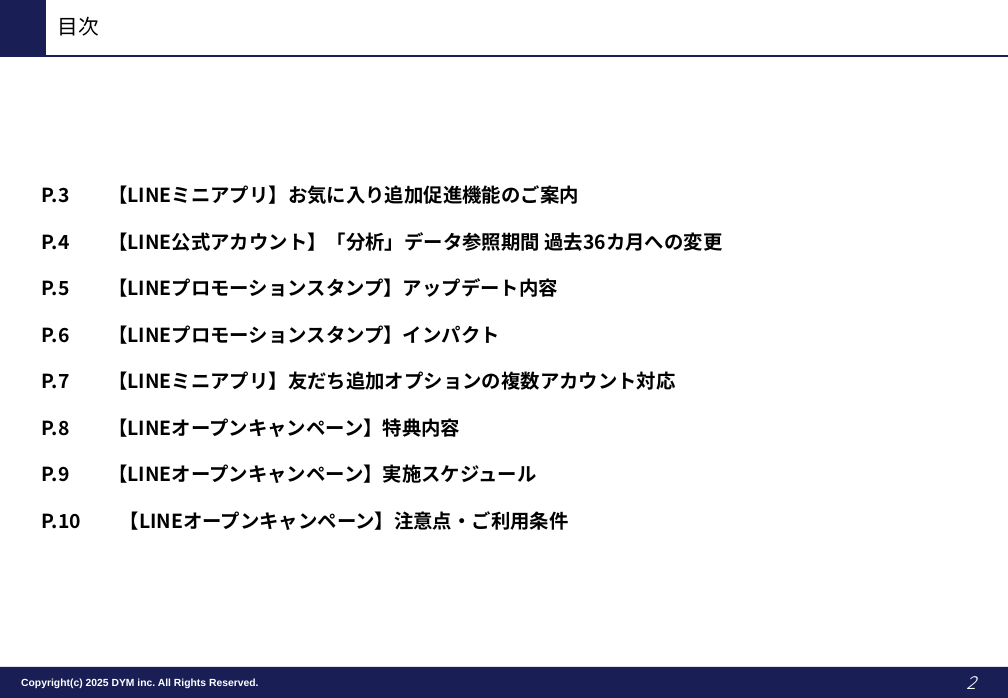
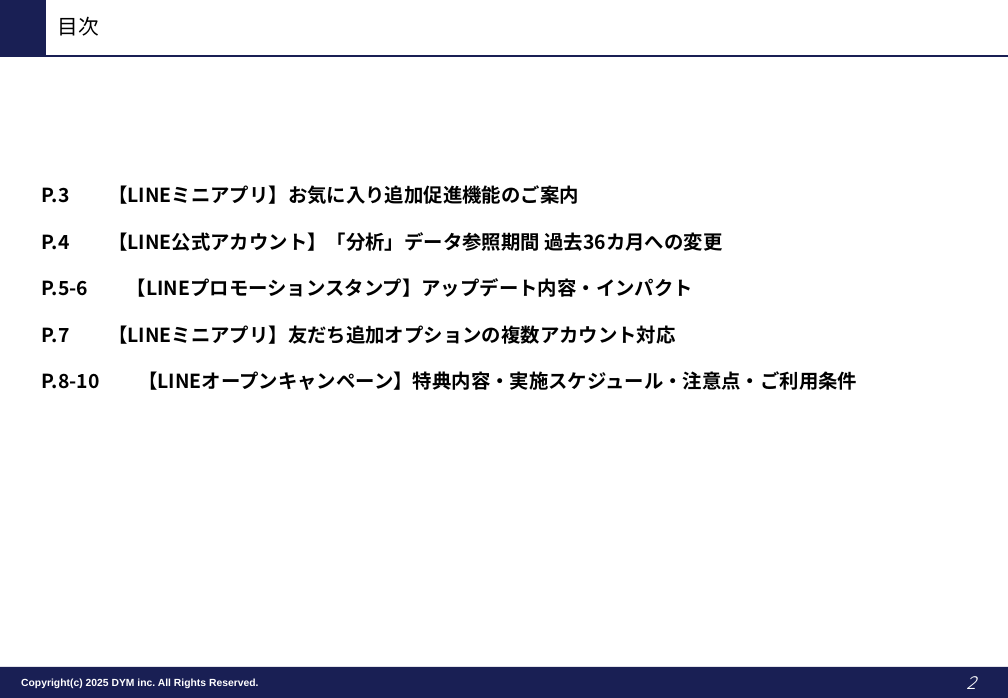
Before and after one commit to tonomura-r-dev/folder, a slide deck: slide 2 of LINEOA媒体最新情報_2026年9月トレンドレポート.pptx. Drawn at 1008x698 pixels with LibreOffice and Linux fonts; fonts in the diff are those of the drawing; background and template pictures are left out. Boxes give left, top, right and bottom in pixels: in the first picture for what was removed or moved away, otherwise in the second. Text is boxed around its words. In the diff, an @@ line names an element or a change of style, - is before the commit and + after.

```diff
--- a/LINEOA媒体最新情報_2026年9月トレンドレポート.pptx
+++ b/LINEOA媒体最新情報_2026年9月トレンドレポート.pptx
@@ text at <box>42,278,693,297</box>: text changed @@
-P.5 【LINEプロモーションスタンプ】アップデート内容
-P.6 【LINEプロモーションスタンプ】インパクト
+P.5-6 【LINEプロモーションスタンプ】アップデート内容・インパクト
@@ text at <box>138,371,857,390</box>: text changed @@
-P.8 【LINEオープンキャンペーン】特典内容
-P.9 【LINEオープンキャンペーン】実施スケジュール
-P.10 【LINEオープンキャンペーン】注意点・ご利用条件
+P.8-10 【LINEオープンキャンペーン】特典内容・実施スケジュール・注意点・ご利用条件
```
Also in this commit, not shown: 1 other file.
